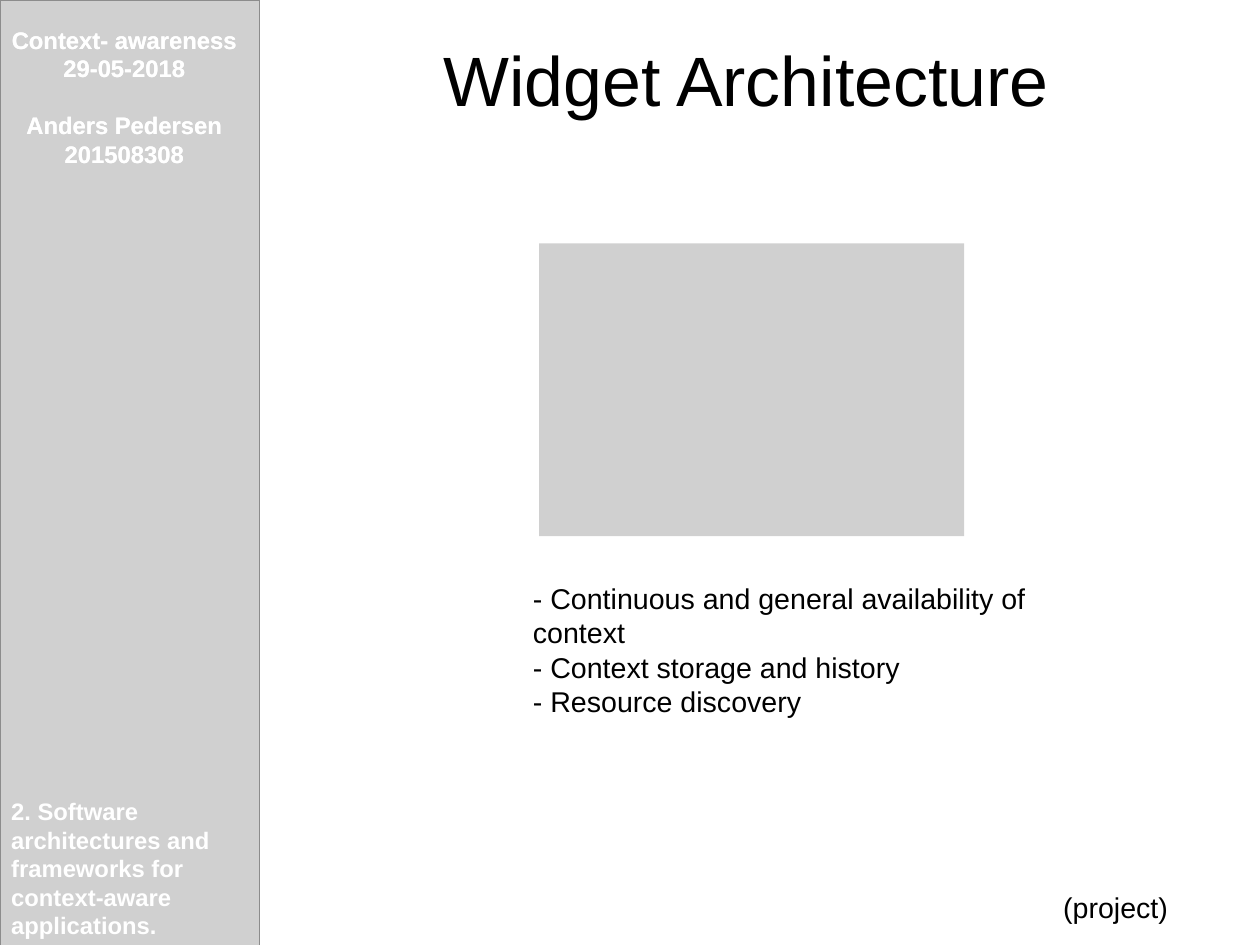
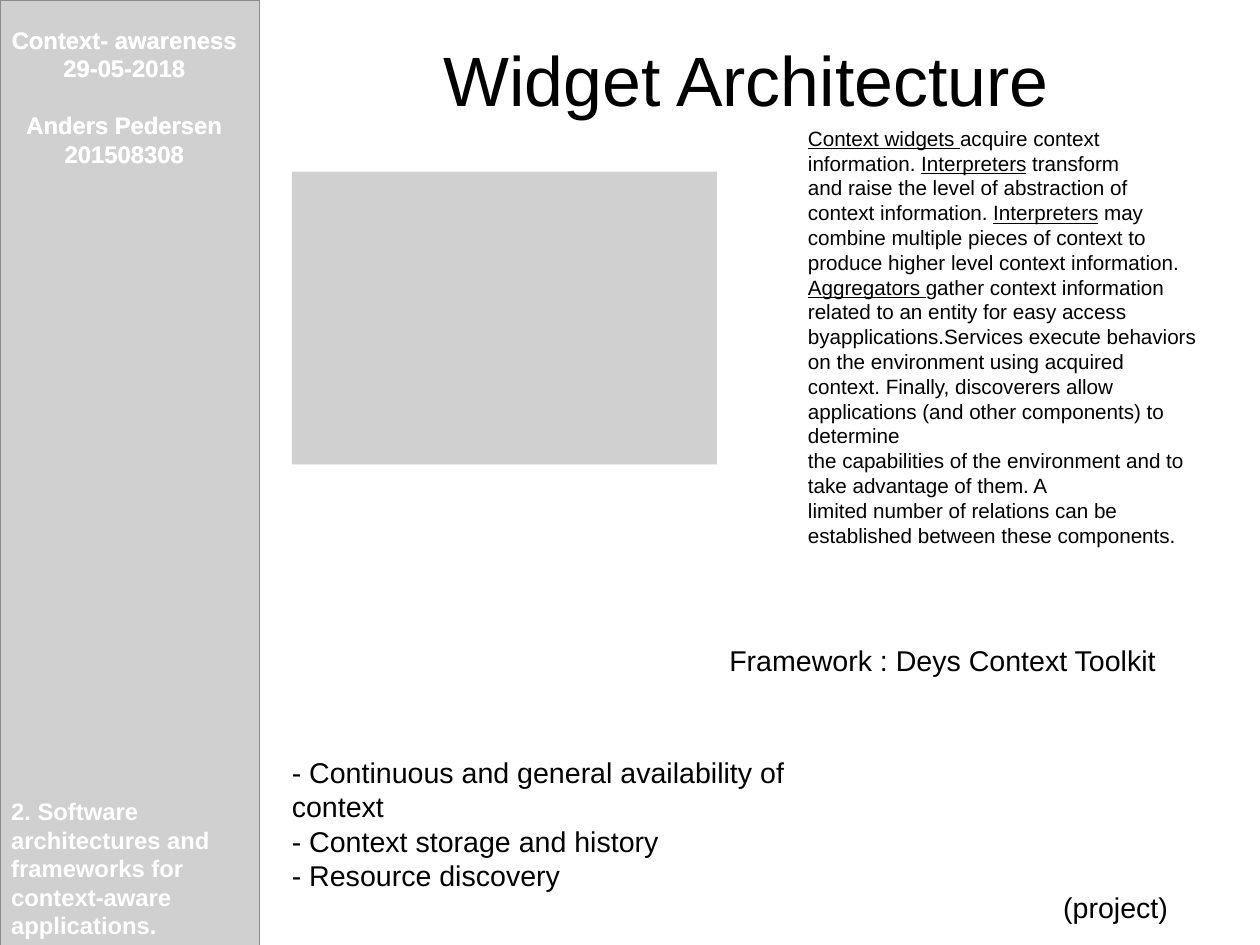
Before and after one commit to AndersHP/ContextAwarenessEksamen, a slide deck: slide 6 of 2SoftwareArchitecturesAndFrameworks .odp (slide 5 before the commit). Drawn at 1260x945 pixels with LibreOffice and Linux fonts; fonts in the diff are those of the drawing; grey boxes stand for pictures. Boxes give left, top, right and bottom in pixels: in the first picture for what was removed or moved away, otherwise in the second. Text is boxed around its words. In the diff, an @@ line names an element or a change of style, - is before the commit and + after.

```diff
--- a/2SoftwareArchitecturesAndFrameworks .odp
+++ b/2SoftwareArchitecturesAndFrameworks .odp
@@ text added at (808, 131, 1196, 547), 13 pt, text #000000 @@
+Context widgets acquire context information. Interpreters transform
+and raise the level of abstraction of context information. Interpreters may
+combine multiple pieces of context to produce higher level context information.
+Aggregators gather context information related to an entity for easy access
+byapplications.Services execute behaviors on the environment using acquired
+context. Finally, discoverers allow applications (and other components) to determine
+the capabilities of the environment and to take advantage of them. A
+limited number of relations can be established between these components.
@@ picture: place and size @@
-picture at (540, 244, 965, 536)
+picture at (292, 172, 717, 464)
@@ text added at (729, 650, 1156, 676), 18 pt, text #000000 @@
+Framework : Deys Context Toolkit
@@ text "- Continuous and general availability ...": place and size @@
-text "- Continuous and general availability ..." at (533, 588, 1025, 717)
+text "- Continuous and general availability ..." at (292, 762, 784, 892)
```
Also in this commit, not shown: 2 other slides changed, 1 slide added, 3 other files.
